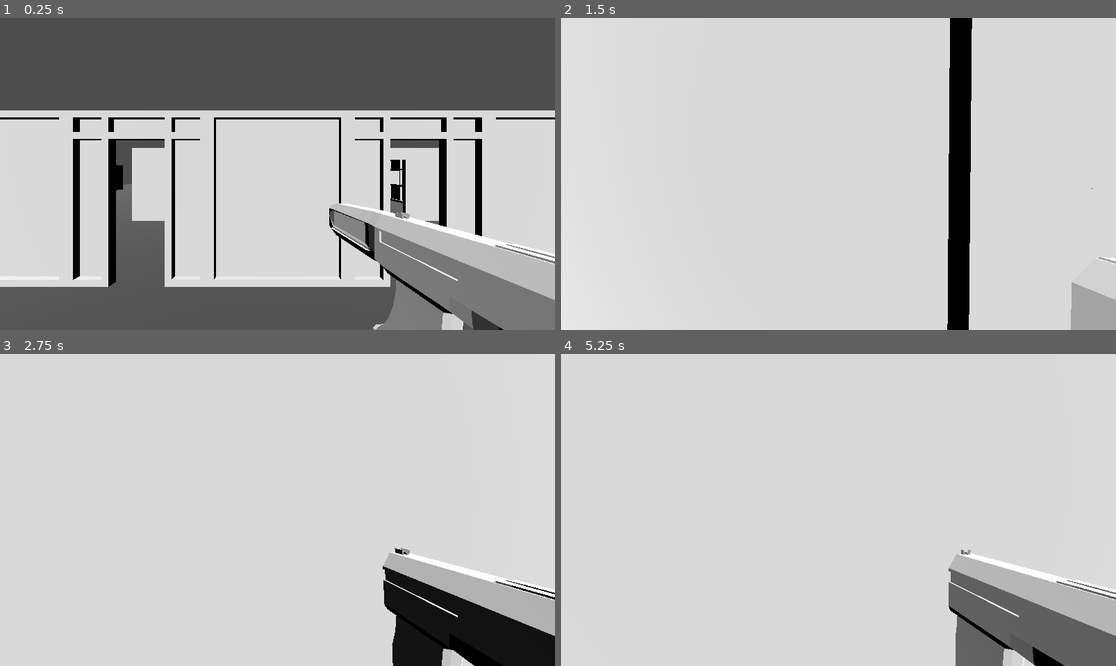
Above: before the commit, frames 1-4 (two rows, left to right).
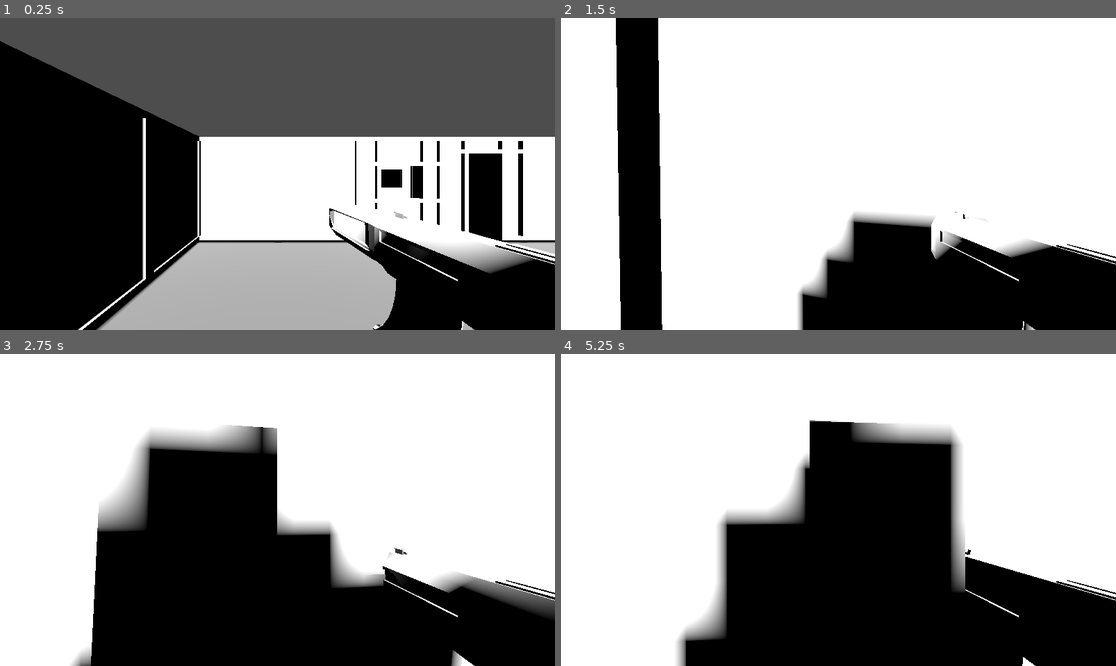
Above: after the commit, the same moments.

Repository: Vojguard/Diegetic-Yellow
Game: Godot game, scene res://MainScene/main_scene.tscn
Two runs of this game, one before a commit and one after it. Both use one fixed random seed, a clock stepped at 60 frames per second and the inputs below.
Inputs (mouse positions are in pixels of both pictures, inside the frame that each line leads up to):
- Up to frame 1 (0.25 s): no input
- Up to frame 2 (1.5 s): tap Enter at 0.5 s; move the mouse to (866, 174) at 0.52 s; hold E (interact) 0.53-1.28 s; hold W (forward) from 0.53 s (still down); tap Space (jump) at 0.77 s; move the mouse to (810, 174) at 1.27 s; click (810, 174) at 1.35 s
- Up to frame 3 (2.75 s): keep holding W (forward); tap Space (jump) at 1.52 s; move the mouse to (288, 503) at 2.02 s; hold E (interact) from 2.03 s (still down)
- Up to frame 4 (5.25 s): keep holding W (forward); tap Space (jump) at 2.75, 3.02, 3.77, 4.52 s; move the mouse to (832, 516) at 2.77 s; release E (interact) at 2.78 s; click (832, 516) at 2.85 s; tap Enter at 3.5 s; move the mouse to (877, 513) at 3.52 s; hold E (interact) 3.53-4.28 s; move the mouse to (794, 506) at 4.27 s; click (794, 506) at 4.35 s; move the mouse to (844, 510) at 5.02 s; hold E (interact) from 5.03 s (still down)

The runs differ from the first frame. In frame 1, 69% of the frame differs, in the area x 0-100%, y 7-100%; in frame 2, 98%, in the area x 0-100%, y 0-100%; in frame 3, 92%; in frame 4, 98%.

Commit message:
full map

Diff:
--- a/MainScene/main_scene.tscn
+++ b/MainScene/main_scene.tscn
@@ -8,6 +8,7 @@
 [ext_resource type="PackedScene" uid="uid://dit0ixxyrcvvp" path="res://Objects/target.tscn" id="4_r4p44"]
 [ext_resource type="PackedScene" uid="uid://cqo83hkshkihh" path="res://Objects/Environment/wall_low.tscn" id="6_ji2x1"]
 [ext_resource type="PackedScene" uid="uid://dduifyfmja5tk" path="res://Objects/Environment/window.tscn" id="7_l5w4b"]
+[ext_resource type="PackedScene" uid="uid://ejrfeg3guuuo" path="res://Objects/Environment/wall_short.tscn" id="9_ji2x1"]
 
 [sub_resource type="StandardMaterial3D" id="StandardMaterial3D_qjv46"]
 albedo_color = Color(0.347817, 0.347817, 0.347817, 1)
@@ -33,10 +34,12 @@
 shape = SubResource("BoxShape3D_25u3m")
 
 [node name="Player" parent="." instance=ExtResource("1_fyr3e")]
-transform = Transform3D(1, 0, 0, 0, 1, 0, 0, 0, 1, -1, 0.9499999, 39)
+transform = Transform3D(1, 0, 0, 0, 1, 0, 0, 0, 1, 14, 0.9499999, -21)
 
 [node name="Sun" type="DirectionalLight3D" parent="."]
 transform = Transform3D(1, 0, 0, 0, 0.678147, 0.734926, 0, -0.734926, 0.678147, 0, 3.89418, 0)
+light_energy = 5.0
+shadow_enabled = true
 
 [node name="Collectible" parent="." instance=ExtResource("3_25u3m")]
 transform = Transform3D(1, 0, 0, 0, 1, 0, 0, 0, 1, 3.75608, 0.55, 3.43167)
@@ -87,6 +90,78 @@
 [node name="Wall48" parent="." instance=ExtResource("2_1lkik")]
 transform = Transform3D(-4.371139e-08, 0, -1, 0, 1, 0, 1, 0, -4.371139e-08, -15, 0.05, 7)
 
+[node name="Wall177" parent="." instance=ExtResource("2_1lkik")]
+transform = Transform3D(-1, 0, 8.742278e-08, 0, 1, 0, -8.742278e-08, 0, -1, -9, 0.05, -22)
+
+[node name="Wall178" parent="." instance=ExtResource("2_1lkik")]
+transform = Transform3D(-1, 0, 8.742278e-08, 0, 1, 0, -8.742278e-08, 0, -1, -7, 0.05, -22)
+
+[node name="Wall179" parent="." instance=ExtResource("2_1lkik")]
+transform = Transform3D(-4.371139e-08, 0, 1, 0, 1, 0, -1, 0, -4.371139e-08, -14, 0.05, -25)
+
+[node name="Wall180" parent="." instance=ExtResource("2_1lkik")]
+transform = Transform3D(1.3113416e-07, 0, -1, 0, 1, 0, 1, 0, 1.3113416e-07, 8, 0.05, -27)
+
+[node name="Wall181" parent="." instance=ExtResource("2_1lkik")]
+transform = Transform3D(1, 0, -1.7484555e-07, 0, 1, 0, 1.7484555e-07, 0, 1, -3, 0.05, -26)
+
+[node name="Wall182" parent="." instance=ExtResource("2_1lkik")]
+transform = Transform3D(1, 0, -1.7484555e-07, 0, 1, 0, 1.7484555e-07, 0, 1, -5, 0.05, -26)
+
+[node name="Wall207" parent="." instance=ExtResource("2_1lkik")]
+transform = Transform3D(1, 0, -1.7484555e-07, 0, 1, 0, 1.7484555e-07, 0, 1, -7, 0.05, -26)
+
+[node name="Wall183" parent="." instance=ExtResource("2_1lkik")]
+transform = Transform3D(-4.371139e-08, 0, -1, 0, 1, 0, 1, 0, -4.371139e-08, -2, 0.05, -23)
+
+[node name="Wall184" parent="." instance=ExtResource("2_1lkik")]
+transform = Transform3D(-4.371139e-08, 0, -1, 0, 1, 0, 1, 0, -4.371139e-08, -2, 0.05, -25)
+
+[node name="Wall185" parent="." instance=ExtResource("2_1lkik")]
+transform = Transform3D(-1, 0, 8.742278e-08, 0, 1, 0, -8.742278e-08, 0, -1, 5, 0.05, -26)
+
+[node name="Wall194" parent="." instance=ExtResource("2_1lkik")]
+transform = Transform3D(-1, 0, 8.742278e-08, 0, 1, 0, -8.742278e-08, 0, -1, 3, 0.05, -26)
+
+[node name="Wall186" parent="." instance=ExtResource("2_1lkik")]
+transform = Transform3D(-1, 0, 8.742278e-08, 0, 1, 0, -8.742278e-08, 0, -1, 7, 0.05, -26)
+
+[node name="Wall187" parent="." instance=ExtResource("2_1lkik")]
+transform = Transform3D(-4.371139e-08, 0, 1, 0, 1, 0, -1, 0, -4.371139e-08, 2, 0.05, -29)
+
+[node name="Wall196" parent="." instance=ExtResource("2_1lkik")]
+transform = Transform3D(-4.371139e-08, 0, 1, 0, 1, 0, -1, 0, -4.371139e-08, 2, 0.05, -31)
+
+[node name="Wall188" parent="." instance=ExtResource("2_1lkik")]
+transform = Transform3D(-4.371139e-08, 0, 1, 0, 1, 0, -1, 0, -4.371139e-08, 2, 0.05, -27)
+
+[node name="Wall189" parent="." instance=ExtResource("2_1lkik")]
+transform = Transform3D(1, 0, -1.7484555e-07, 0, 1, 0, 1.7484555e-07, 0, 1, 7, 0.05, -32)
+
+[node name="Wall190" parent="." instance=ExtResource("2_1lkik")]
+transform = Transform3D(1, 0, -1.7484555e-07, 0, 1, 0, 1.7484555e-07, 0, 1, 5, 0.05, -32)
+
+[node name="Wall195" parent="." instance=ExtResource("2_1lkik")]
+transform = Transform3D(1, 0, -1.7484555e-07, 0, 1, 0, 1.7484555e-07, 0, 1, 3, 0.05, -32)
+
+[node name="Wall204" parent="." instance=ExtResource("2_1lkik")]
+transform = Transform3D(1, 0, -1.7484555e-07, 0, 1, 0, 1.7484555e-07, 0, 1, -9, 0.05, -32)
+
+[node name="Wall205" parent="." instance=ExtResource("2_1lkik")]
+transform = Transform3D(1, 0, -1.7484555e-07, 0, 1, 0, 1.7484555e-07, 0, 1, -11, 0.05, -32)
+
+[node name="Wall206" parent="." instance=ExtResource("2_1lkik")]
+transform = Transform3D(1, 0, -1.7484555e-07, 0, 1, 0, 1.7484555e-07, 0, 1, -13, 0.05, -32)
+
+[node name="Wall191" parent="." instance=ExtResource("2_1lkik")]
+transform = Transform3D(-4.371139e-08, 0, 1, 0, 1, 0, -1, 0, -4.371139e-08, -14, 0.05, -23)
+
+[node name="Wall192" parent="." instance=ExtResource("2_1lkik")]
+transform = Transform3D(-4.371139e-08, 0, -1, 0, 1, 0, 1, 0, -4.371139e-08, 8, 0.05, -29)
+
+[node name="Wall193" parent="." instance=ExtResource("2_1lkik")]
+transform = Transform3D(-4.371139e-08, 0, -1, 0, 1, 0, 1, 0, -4.371139e-08, 8, 0.05, -31)
+
 [node name="Wall102" parent="." instance=ExtResource("2_1lkik")]
 transform = Transform3D(-4.371139e-08, 0, 1, 0, 1, 0, -1, 0, -4.371139e-08, -14, 0.05, -5)
 
@@ -105,9 +180,18 @@
 [node name="Wall114" parent="." instance=ExtResource("2_1lkik")]
 transform = Transform3D(-1, 0, -8.742278e-08, 0, 1, 0, 8.742278e-08, 0, -1, 1, 0.05, -6)
 
+[node name="Wall131" parent="." instance=ExtResource("2_1lkik")]
+transform = Transform3D(-1, 0, -8.742278e-08, 0, 1, 0, 8.742278e-08, 0, -1, 7, 0.05, -6)
+
 [node name="Wall115" parent="." instance=ExtResource("2_1lkik")]
 transform = Transform3D(-4.371139e-08, 0, 1, 0, 1, 0, -1, 0, -4.371139e-08, 0, 0.05, -7)
 
+[node name="Wall140" parent="." instance=ExtResource("2_1lkik")]
+transform = Transform3D(-4.371139e-08, 0, -1, 0, 1, 0, 1, 0, -4.371139e-08, 12, 0.05, -7)
+
+[node name="Wall141" parent="." instance=ExtResource("2_1lkik")]
+transform = Transform3D(-4.371139e-08, 0, -1, 0, 1, 0, 1, 0, -4.371139e-08, 12, 0.05, -9)
+
 [node name="Wall113" parent="." instance=ExtResource("2_1lkik")]
 transform = Transform3D(-1, 0, -8.742278e-08, 0, 1, 0, 8.742278e-08, 0, -1, -11, 0.05, 2)
 
@@ -135,6 +219,93 @@
 [node name="Wall105" parent="." instance=ExtResource("2_1lkik")]
 transform = Transform3D(1, 0, -1.7484555e-07, 0, 1, 0, 1.7484555e-07, 0, 1, -9, 0.05, -6)
 
+[node name="Wall144" parent="." instance=ExtResource("2_1lkik")]
+transform = Transform3D(-1, 0, -8.742278e-08, 0, 1, 0, 8.742278e-08, 0, -1, 17, 0.05, -18)
+
+[node name="Wall145" parent="." instance=ExtResource("2_1lkik")]
+transform = Transform3D(-1, 0, -8.742278e-08, 0, 1, 0, 8.742278e-08, 0, -1, 19, 0.05, -18)
+
+[node name="Wall148" parent="." instance=ExtResource("2_1lkik")]
+transform = Transform3D(-1, 0, -8.742278e-08, 0, 1, 0, 8.742278e-08, 0, -1, 21, 0.05, -18)
+
+[node name="Wall146" parent="." instance=ExtResource("2_1lkik")]
+transform = Transform3D(-1, 0, 8.742278e-08, 0, 1, 0, -8.742278e-08, 0, -1, 13, 0.05, -18)
+
+[node name="Wall147" parent="." instance=ExtResource("2_1lkik")]
+transform = Transform3D(-1, 0, 8.742278e-08, 0, 1, 0, -8.742278e-08, 0, -1, 15, 0.05, -18)
+
+[node name="Wall171" parent="." instance=ExtResource("2_1lkik")]
+transform = Transform3D(1, 0, 0, 0, 1, 0, 0, 0, 1, 17, 0.05, -36)
+
+[node name="Wall172" parent="." instance=ExtResource("2_1lkik")]
+transform = Transform3D(1, 0, 0, 0, 1, 0, 0, 0, 1, 15, 0.05, -36)
+
+[node name="Wall173" parent="." instance=ExtResource("2_1lkik")]
+transform = Transform3D(1, 0, 0, 0, 1, 0, 0, 0, 1, 13, 0.05, -36)
+
+[node name="Wall174" parent="." instance=ExtResource("2_1lkik")]
+transform = Transform3D(1, 0, -1.7484555e-07, 0, 1, 0, 1.7484555e-07, 0, 1, 19, 0.05, -36)
+
+[node name="Wall157" parent="." instance=ExtResource("2_1lkik")]
+transform = Transform3D(-4.371139e-08, 0, 1, 0, 1, 0, -1, 0, -4.371139e-08, 12, 0.05, -21)
+
+[node name="Wall158" parent="." instance=ExtResource("2_1lkik")]
+transform = Transform3D(-4.371139e-08, 0, 1, 0, 1, 0, -1, 0, -4.371139e-08, 12, 0.05, -19)
+
+[node name="Wall159" parent="." instance=ExtResource("2_1lkik")]
+transform = Transform3D(1.3113416e-07, 0, 1, 0, 1, 0, -1, 0, 1.3113416e-07, 12, 0.05, -25)
+
+[node name="Wall160" parent="." instance=ExtResource("2_1lkik")]
+transform = Transform3D(1.3113416e-07, 0, 1, 0, 1, 0, -1, 0, 1.3113416e-07, 12, 0.05, -23)
+
+[node name="Wall166" parent="." instance=ExtResource("2_1lkik")]
+transform = Transform3D(1.3113416e-07, 0, 1, 0, 1, 0, -1, 0, 1.3113416e-07, 16, 0.05, -29)
+
+[node name="Wall167" parent="." instance=ExtResource("2_1lkik")]
+transform = Transform3D(1.3113416e-07, 0, 1, 0, 1, 0, -1, 0, 1.3113416e-07, 16, 0.05, -27)
+
+[node name="Wall161" parent="." instance=ExtResource("2_1lkik")]
+transform = Transform3D(1, 0, 0, 0, 1, 0, 0, 0, 1, 13, 0.05, -26)
+
+[node name="Wall162" parent="." instance=ExtResource("2_1lkik")]
+transform = Transform3D(1, 0, -1.7484555e-07, 0, 1, 0, 1.7484555e-07, 0, 1, 21, 0.05, -26)
+
+[node name="Wall163" parent="." instance=ExtResource("2_1lkik")]
+transform = Transform3D(1, 0, -1.7484555e-07, 0, 1, 0, 1.7484555e-07, 0, 1, 15, 0.05, -26)
+
+[node name="Wall175" parent="." instance=ExtResource("2_1lkik")]
+transform = Transform3D(-1, 0, -8.742278e-08, 0, 1, 0, 8.742278e-08, 0, -1, 15, 0.05, -30)
+
+[node name="Wall176" parent="." instance=ExtResource("2_1lkik")]
+transform = Transform3D(-1, 0, 8.742278e-08, 0, 1, 0, -8.742278e-08, 0, -1, 13, 0.05, -30)
+
+[node name="Wall149" parent="." instance=ExtResource("2_1lkik")]
+transform = Transform3D(1.3113416e-07, 0, -1, 0, 1, 0, 1, 0, 1.3113416e-07, 22, 0.05, -21)
+
+[node name="Wall150" parent="." instance=ExtResource("2_1lkik")]
+transform = Transform3D(1.3113416e-07, 0, -1, 0, 1, 0, 1, 0, 1.3113416e-07, 22, 0.05, -23)
+
+[node name="Wall151" parent="." instance=ExtResource("2_1lkik")]
+transform = Transform3D(1.3113416e-07, 0, -1, 0, 1, 0, 1, 0, 1.3113416e-07, 22, 0.05, -25)
+
+[node name="Wall168" parent="." instance=ExtResource("2_1lkik")]
+transform = Transform3D(1.3113416e-07, 0, -1, 0, 1, 0, 1, 0, 1.3113416e-07, 20, 0.05, -31)
+
+[node name="Wall169" parent="." instance=ExtResource("2_1lkik")]
+transform = Transform3D(1.3113416e-07, 0, -1, 0, 1, 0, 1, 0, 1.3113416e-07, 20, 0.05, -33)
+
+[node name="Wall170" parent="." instance=ExtResource("2_1lkik")]
+transform = Transform3D(1.3113416e-07, 0, -1, 0, 1, 0, 1, 0, 1.3113416e-07, 20, 0.05, -35)
+
+[node name="Wall164" parent="." instance=ExtResource("2_1lkik")]
+transform = Transform3D(1.3113416e-07, 0, -1, 0, 1, 0, 1, 0, 1.3113416e-07, 20, 0.05, -27)
+
+[node name="Wall165" parent="." instance=ExtResource("2_1lkik")]
+transform = Transform3D(1.3113416e-07, 0, -1, 0, 1, 0, 1, 0, 1.3113416e-07, 20, 0.05, -29)
+
+[node name="Wall152" parent="." instance=ExtResource("2_1lkik")]
+transform = Transform3D(-4.371139e-08, 0, -1, 0, 1, 0, 1, 0, -4.371139e-08, 22, 0.05, -19)
+
 [node name="Wall106" parent="." instance=ExtResource("2_1lkik")]
 transform = Transform3D(-4.371139e-08, 0, -1, 0, 1, 0, 1, 0, -4.371139e-08, -6, 0.05, -3)
 
@@ -288,6 +459,21 @@
 [node name="Wall99" parent="." instance=ExtResource("2_1lkik")]
 transform = Transform3D(1, 0, 1.7484555e-07, 0, 1, 0, -1.7484555e-07, 0, 1, 11, 0.05, -1.9999998)
 
+[node name="Wall100" parent="." instance=ExtResource("2_1lkik")]
+transform = Transform3D(1, 0, 1.7484555e-07, 0, 1, 0, -1.7484555e-07, 0, 1, 21, 0.05, -10)
+
+[node name="Wall101" parent="." instance=ExtResource("2_1lkik")]
+transform = Transform3D(1, 0, 1.7484555e-07, 0, 1, 0, -1.7484555e-07, 0, 1, 19, 0.05, -10)
+
+[node name="Wall154" parent="." instance=ExtResource("2_1lkik")]
+transform = Transform3D(-2.1855695e-07, 0, 1, 0, 1, 0, -1, 0, -2.1855695e-07, 18, 0.05, -9)
+
+[node name="Wall155" parent="." instance=ExtResource("2_1lkik")]
+transform = Transform3D(-2.1855695e-07, 0, 1, 0, 1, 0, -1, 0, -2.1855695e-07, 18, 0.05, -7)
+
+[node name="Wall156" parent="." instance=ExtResource("2_1lkik")]
+transform = Transform3D(-1, 0, -2.6226834e-07, 0, 1, 0, 2.6226834e-07, 0, -1, 23, 0.05, -6)
+
 [node name="Wall81" parent="." instance=ExtResource("2_1lkik")]
 transform = Transform3D(-4.371139e-08, 0, 1, 0, 1, 0, -1, 0, -4.371139e-08, 8, 0.05, 9)
 
@@ -513,6 +699,12 @@
 [node name="Door44" parent="." instance=ExtResource("2_25os6")]
 transform = Transform3D(-4.371139e-08, 0, 1, 0, 1, 0, -1, 0, -4.371139e-08, 0, 0.05, -11)
 
+[node name="Door49" parent="." instance=ExtResource("2_25os6")]
+transform = Transform3D(1.3113416e-07, 0, -1, 0, 1, 0, 1, 0, 1.3113416e-07, 12, 0.05, -11)
+
+[node name="Door52" parent="." instance=ExtResource("2_25os6")]
+transform = Transform3D(-2.1855693e-07, 0, 1, 0, 1, 0, -1, 0, -2.1855693e-07, 22, 0.05, -17)
+
 [node name="Door46" parent="." instance=ExtResource("2_25os6")]
 transform = Transform3D(-4.371139e-08, 0, 1, 0, 1, 0, -1, 0, -4.371139e-08, 0, 0.05, -13)
 
@@ -528,12 +720,87 @@
 [node name="Window53" parent="." instance=ExtResource("7_l5w4b")]
 transform = Transform3D(1, 0, 3.496911e-07, 0, 1, 0, -3.496911e-07, 0, 1, -1, 0.05, -18)
 
+[node name="Window55" parent="." instance=ExtResource("7_l5w4b")]
+transform = Transform3D(-1, 0, -2.6226832e-07, 0, 1, 0, 2.6226832e-07, 0, -1, 5, 0.05, -6)
+
+[node name="Window56" parent="." instance=ExtResource("7_l5w4b")]
+transform = Transform3D(-1, 0, -2.6226832e-07, 0, 1, 0, 2.6226832e-07, 0, -1, 9, 0.05, -6)
+
+[node name="Wall142" parent="." instance=ExtResource("2_1lkik")]
+transform = Transform3D(1.3113416e-07, 0, -1, 0, 1, 0, 1, 0, 1.3113416e-07, 12, 0.05, -15)
+
+[node name="Window57" parent="." instance=ExtResource("7_l5w4b")]
+transform = Transform3D(3.059797e-07, 0, -1, 0, 1, 0, 1, 0, 3.059797e-07, 12, 0.05, -13)
+
+[node name="Window58" parent="." instance=ExtResource("7_l5w4b")]
+transform = Transform3D(3.059797e-07, 0, -1, 0, 1, 0, 1, 0, 3.059797e-07, 12, 0.05, -17)
+
+[node name="Wall153" parent="." instance=ExtResource("2_1lkik")]
+transform = Transform3D(-2.1855693e-07, 0, 1, 0, 1, 0, -1, 0, -2.1855693e-07, 22, 0.05, -13)
+
+[node name="Window61" parent="." instance=ExtResource("7_l5w4b")]
+transform = Transform3D(-3.934025e-07, 0, 1, 0, 1, 0, -1, 0, -3.934025e-07, 22, 0.05, -15)
+
+[node name="Door53" parent="." instance=ExtResource("2_25os6")]
+transform = Transform3D(-1, 0, -2.6226832e-07, 0, 1, 0, 2.6226832e-07, 0, -1, 19, 0.05, -6)
+
+[node name="Window63" parent="." instance=ExtResource("7_l5w4b")]
+transform = Transform3D(-1, 0, -4.371139e-07, 0, 1, 0, 4.371139e-07, 0, -1, 21, 0.05, -6)
+
+[node name="Door54" parent="." instance=ExtResource("2_25os6")]
+transform = Transform3D(1, 0, 3.496911e-07, 0, 1, 0, -3.496911e-07, 0, 1, 23, 0.05, -16)
+
+[node name="Window62" parent="." instance=ExtResource("7_l5w4b")]
+transform = Transform3D(-3.934025e-07, 0, 1, 0, 1, 0, -1, 0, -3.934025e-07, 22, 0.05, -11)
+
 [node name="Window54" parent="." instance=ExtResource("7_l5w4b")]
 transform = Transform3D(1, 0, 3.496911e-07, 0, 1, 0, -3.496911e-07, 0, 1, -5, 0.05, -18)
 
 [node name="Door45" parent="." instance=ExtResource("2_25os6")]
 transform = Transform3D(1, 0, 0, 0, 1, 0, 0, 0, 1, -3, 0.05, -18)
 
+[node name="Door47" parent="." instance=ExtResource("2_25os6")]
+transform = Transform3D(-1, 0, 8.742278e-08, 0, 1, 0, -8.742278e-08, 0, -1, 3, 0.05, -6)
+
+[node name="Door48" parent="." instance=ExtResource("2_25os6")]
+transform = Transform3D(-1, 0, 8.742278e-08, 0, 1, 0, -8.742278e-08, 0, -1, 11, 0.05, -6)
+
+[node name="Wall143" parent="." instance=ExtResource("2_1lkik")]
+transform = Transform3D(1, 0, 1.7484555e-07, 0, 1, 0, -1.7484555e-07, 0, 1, 7, 0.05, -18)
+
+[node name="Window59" parent="." instance=ExtResource("7_l5w4b")]
+transform = Transform3D(1, 0, 3.496911e-07, 0, 1, 0, -3.496911e-07, 0, 1, 9, 0.05, -18)
+
+[node name="Window60" parent="." instance=ExtResource("7_l5w4b")]
+transform = Transform3D(1, 0, 3.496911e-07, 0, 1, 0, -3.496911e-07, 0, 1, 5, 0.05, -18)
+
+[node name="Door50" parent="." instance=ExtResource("2_25os6")]
+transform = Transform3D(1, 0, 0, 0, 1, 0, 0, 0, 1, 11, 0.05, -18)
+
+[node name="Door51" parent="." instance=ExtResource("2_25os6")]
+transform = Transform3D(1, 0, 0, 0, 1, 0, 0, 0, 1, 3, 0.05, -18)
+
+[node name="Window64" parent="." instance=ExtResource("7_l5w4b")]
+transform = Transform3D(1, 0, 5.245367e-07, 0, 1, 0, -5.245367e-07, 0, 1, 17, 0.05, -26)
+
+[node name="Door55" parent="." instance=ExtResource("2_25os6")]
+transform = Transform3D(1, 0, 1.7484555e-07, 0, 1, 0, -1.7484555e-07, 0, 1, 19, 0.05, -26)
+
+[node name="Window65" parent="." instance=ExtResource("7_l5w4b")]
+transform = Transform3D(-1, 0, -6.119595e-07, 0, 1, 0, 6.119595e-07, 0, -1, 19, 0.05, -30)
+
+[node name="Door56" parent="." instance=ExtResource("2_25os6")]
+transform = Transform3D(-1, 0, -2.6226832e-07, 0, 1, 0, 2.6226832e-07, 0, -1, 17, 0.05, -30)
+
+[node name="Window66" parent="." instance=ExtResource("7_l5w4b")]
+transform = Transform3D(-5.682481e-07, 0, 1, 0, 1, 0, -1, 0, -5.682481e-07, 12, 0.05, -31)
+
+[node name="Window67" parent="." instance=ExtResource("7_l5w4b")]
+transform = Transform3D(-5.682481e-07, 0, 1, 0, 1, 0, -1, 0, -5.682481e-07, 12, 0.05, -35)
+
+[node name="Door57" parent="." instance=ExtResource("2_25os6")]
+transform = Transform3D(-2.1855692e-07, 0, 1, 0, 1, 0, -1, 0, -2.1855692e-07, 12, 0.05, -33)
+
 [node name="Door40" parent="." instance=ExtResource("2_25os6")]
 transform = Transform3D(-1, 0, 8.742278e-08, 0, 1, 0, -8.742278e-08, 0, -1, -20, 0.05, -12)
 
@@ -627,6 +894,63 @@
 [node name="Window13" parent="." instance=ExtResource("7_l5w4b")]
 transform = Transform3D(-1, 0, -8.742277e-08, 0, 1, 0, 8.742277e-08, 0, -1, 1, 0.05, 32)
 
+[node name="Wall16" parent="." instance=ExtResource("2_1lkik")]
+transform = Transform3D(-4.371139e-08, 0, -1, 0, 1, 0, 1, 0, -4.371139e-08, 4.0909095, 0.05, -39)
+
+[node name="Wall197" parent="." instance=ExtResource("2_1lkik")]
+transform = Transform3D(-4.371139e-08, 0, -1, 0, 1, 0, 1, 0, -4.371139e-08, 4.090909, 0.05, -37)
+
+[node name="Wall198" parent="." instance=ExtResource("2_1lkik")]
+transform = Transform3D(-4.371138e-08, 0, 1, 0, 1, 0, -1, 0, -4.371138e-08, -5.909091, 0.05, -37)
+
+[node name="Wall199" parent="." instance=ExtResource("2_1lkik")]
+transform = Transform3D(-4.371138e-08, 0, 1, 0, 1, 0, -1, 0, -4.371138e-08, -5.9090905, 0.05, -39)
+
+[node name="Wall200" parent="." instance=ExtResource("2_1lkik")]
+transform = Transform3D(-1, 0, 8.742278e-08, 0, 1, 0, -8.742278e-08, 0, -1, 3.090909, 0.05, -36)
+
+[node name="Wall201" parent="." instance=ExtResource("2_1lkik")]
+transform = Transform3D(-1, 0, 8.742278e-08, 0, 1, 0, -8.742278e-08, 0, -1, -0.909091, 0.05, -36)
+
+[node name="Wall202" parent="." instance=ExtResource("2_1lkik")]
+transform = Transform3D(-1, 0, 8.742278e-08, 0, 1, 0, -8.742278e-08, 0, -1, -4.909091, 0.05, -36)
+
+[node name="Door58" parent="." instance=ExtResource("2_25os6")]
+transform = Transform3D(-1, 0, 8.742278e-08, 0, 1, 0, -8.742278e-08, 0, -1, 1.090909, 0.05, -36)
+
+[node name="Door59" parent="." instance=ExtResource("2_25os6")]
+transform = Transform3D(-1, 0, 8.742278e-08, 0, 1, 0, -8.742278e-08, 0, -1, -2.909091, 0.05, -36)
+
+[node name="Door60" parent="." instance=ExtResource("2_25os6")]
+transform = Transform3D(-1, 0, -8.742278e-08, 0, 1, 0, 8.742278e-08, 0, -1, -3, 0.05, -22)
+
+[node name="Door61" parent="." instance=ExtResource("2_25os6")]
+transform = Transform3D(-1, 0, -8.742278e-08, 0, 1, 0, 8.742278e-08, 0, -1, -13, 0.05, -22)
+
+[node name="Window68" parent="." instance=ExtResource("7_l5w4b")]
+transform = Transform3D(-1, 0, -8.742277e-08, 0, 1, 0, 8.742277e-08, 0, -1, -5, 0.05, -22)
+
+[node name="Door63" parent="." instance=ExtResource("2_25os6")]
+transform = Transform3D(1.3113416e-07, 0, -1, 0, 1, 0, 1, 0, 1.3113416e-07, -8, 0.05, -29)
+
+[node name="Window71" parent="." instance=ExtResource("7_l5w4b")]
+transform = Transform3D(1.3113416e-07, 0, -1, 0, 1, 0, 1, 0, 1.3113416e-07, -8, 0.05, -27)
+
+[node name="Window72" parent="." instance=ExtResource("7_l5w4b")]
+transform = Transform3D(1.3113416e-07, 0, -1, 0, 1, 0, 1, 0, 1.3113416e-07, -8, 0.05, -31)
+
+[node name="Window69" parent="." instance=ExtResource("7_l5w4b")]
+transform = Transform3D(-1, 0, -8.742277e-08, 0, 1, 0, 8.742277e-08, 0, -1, -11, 0.05, -22)
+
+[node name="Wall203" parent="." instance=ExtResource("2_1lkik")]
+transform = Transform3D(1.3113416e-07, 0, 1, 0, 1, 0, -1, 0, 1.3113416e-07, -14, 0.05, -31)
+
+[node name="Door62" parent="." instance=ExtResource("2_25os6")]
+transform = Transform3D(-4.371139e-08, 0, 1, 0, 1, 0, -1, 0, -4.371139e-08, -14, 0.05, -29)
+
+[node name="Window70" parent="." instance=ExtResource("7_l5w4b")]
+transform = Transform3D(-4.371138e-08, 0, 1, 0, 1, 0, -1, 0, -4.371138e-08, -14, 0.05, -27)
+
 [node name="Window18" parent="." instance=ExtResource("7_l5w4b")]
 transform = Transform3D(1, 0, -7.1054274e-15, 0, 1, 0, 7.1054274e-15, 0, 1, 3, 0.05, 24)
 
@@ -791,3 +1115,9 @@
 
 [node name="LowWall8" parent="." instance=ExtResource("6_ji2x1")]
 transform = Transform3D(-4.371139e-08, 0, -1, 0, 1, 0, 1, 0, -4.371139e-08, 0, 0.05, 23)
+
+[node name="ShortWall" parent="." instance=ExtResource("9_ji2x1")]
+transform = Transform3D(1, 0, 0, 0, 1, 0, 0, 0, 1, 24.5, 0.05, -16)
+
+[node name="ShortWall2" parent="." instance=ExtResource("9_ji2x1")]
+transform = Transform3D(-1, 0, -8.742278e-08, 0, 1, 0, 8.742278e-08, 0, -1, 24.5, 0.05, -6)
Not shown: 1 places in MainScene/main_scene.tscn that only renumber resources
